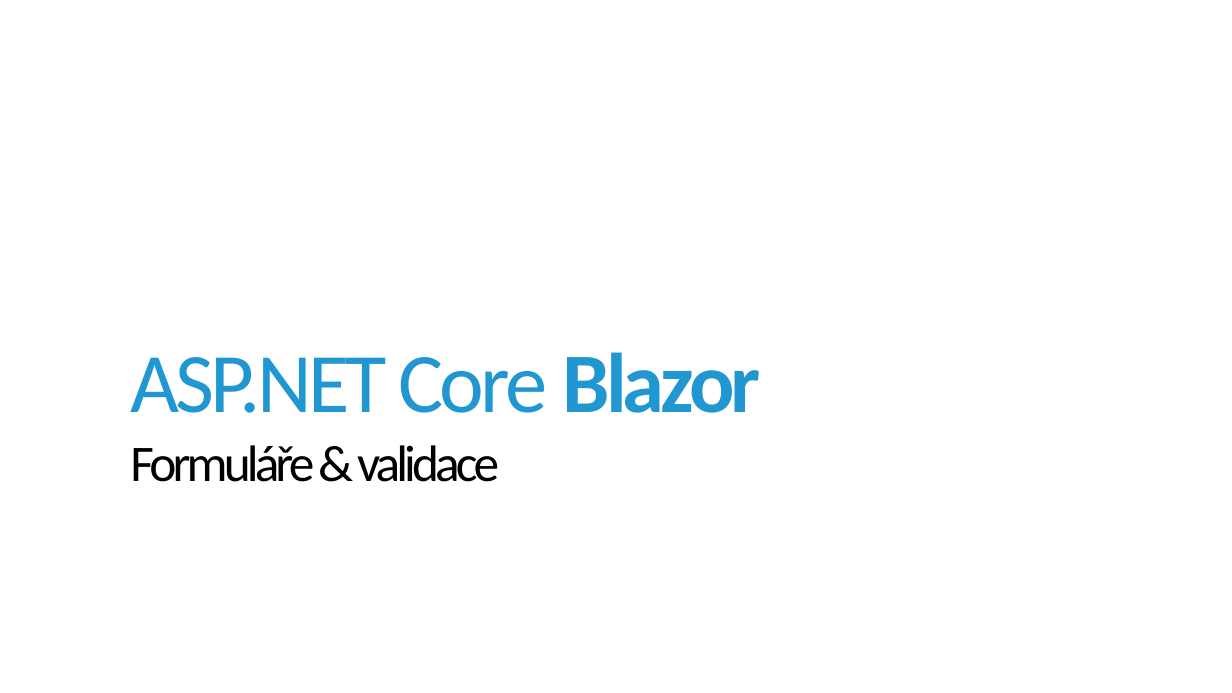
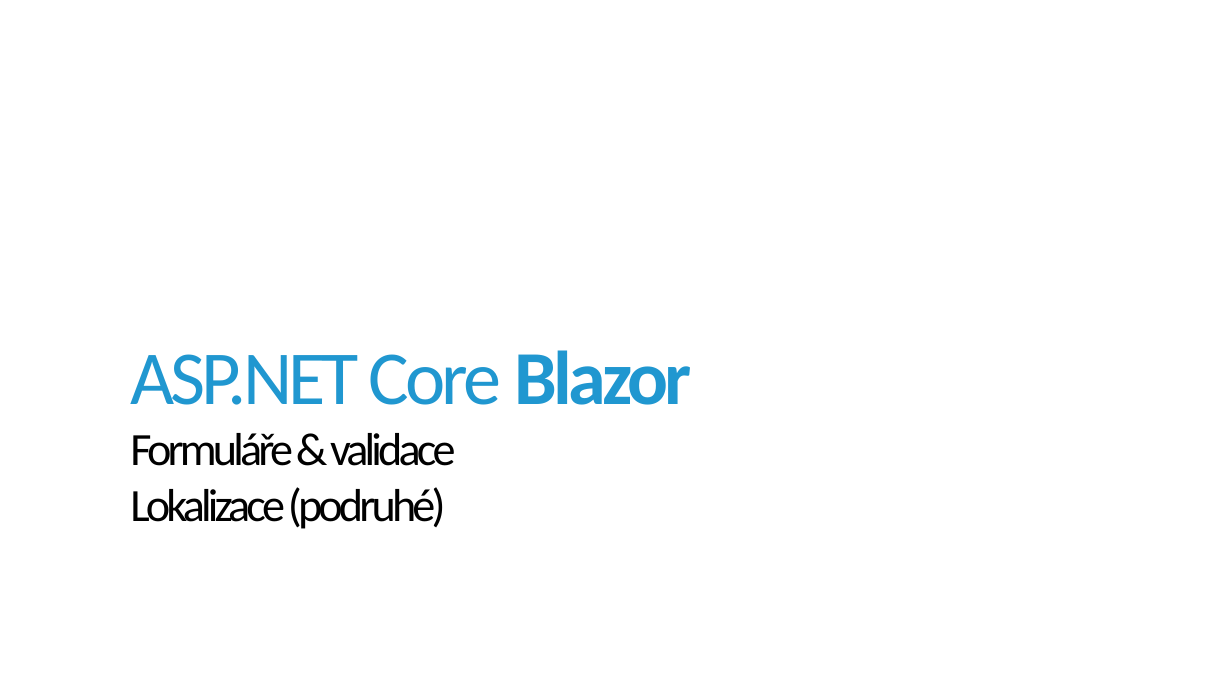
Before and after one commit to jirikanda/BlazorDemos, a slide deck: slide 1 of Presentation/04 - Blazor - Formuláře.pptx. Drawn at 1232x693 pixels with LibreOffice and Linux fonts; fonts in the diff are those of the drawing; background and template pictures are left out. Boxes give left, top, right and bottom in pixels: in the first picture for what was removed or moved away, otherwise in the second. Text is boxed around its words. In the diff, an @@ line names an element or a change of style, - is before the commit and + after.

```diff
--- a/Presentation/04 - Blazor - Formuláře.pptx
+++ b/Presentation/04 - Blazor - Formuláře.pptx
@@ title at [130, 350, 692, 529]: text changed; size 40 to 36 pt @@
-ASP.NET Core Blazor
-Formuláře & validace
+ASP.NET Core Blazor
+Formuláře & validace
+Lokalizace (podruhé)
```
Also in this commit, not shown: 1 other slide changed, 5 slides added, 10 other files.
